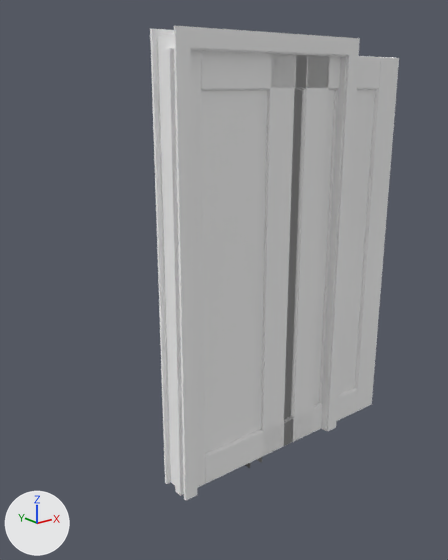
Before and after pictures for a commit that changed the Blender file win64-vc/2.78/scripts/addons/fd_roombuilder/Entry Doors/Bi-Fold Door.blend.
Rendered twice from a 50 mm lens placed at (-1.43, -2.1, 1.89), pointed at (0.37, 0.16, 0.99). Arrows for +X, +Y and +Z are at lower left; the lights stay in place.

The first picture shows '0.BUYOUT.Door Frame.Door Frame', '0.BUYOUT.Door Panel Left.Door L', '0.BUYOUT.Door Panel Right.Door L'.
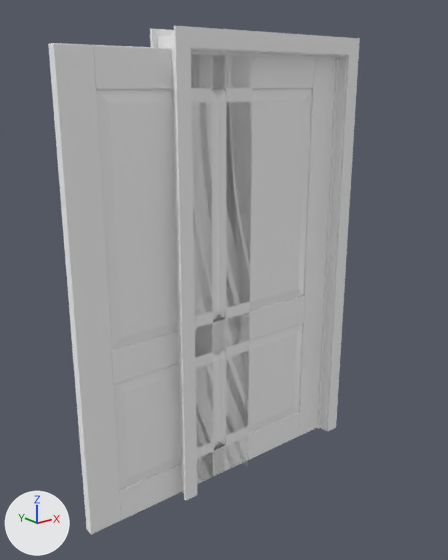
ob_0_bpassembly_door_panel_right is not drawn itself; it is the parent of ob_0_vpdimz_door_panel_right, ob_0_vpdimy_door_panel_right, ob_0_vpdimx_door_panel_right, ob_0_buyout_door_panel_right_bottom_hinge, ob_0_buyout_door_panel_right_top_hinge, ob_0_buyout_door_panel_right_door_l.
ob_0_bpassembly_door_panel_left is not drawn itself; it is the parent of ob_0_vpdimz_door_panel_left, ob_0_vpdimy_door_panel_left, ob_0_bpassembly_door_panel_right, ob_0_vpdimx_door_panel_left, ob_0_buyout_door_panel_left_bottom_hinge, ob_0_buyout_door_panel_left_top_hinge, ob_0_buyout_door_panel_left_door_l.

What changed in the scene script:
```text
Add me_cube:
    me_cube.from_pydata(...)  # 456 vertices, 442 faces; spans x 0.0..0.91, y -0.04..0.0, z 0.0..2.03
    me_cube.materials.append(mat_white)
Change ob_0_bpassembly_door_panel_left:
    ob_0_bpassembly_door_panel_left.parent: ob_0_product_bi_fold_door_inset_panel -> ob_0_bpassembly_door_panel_right
    ob_0_bpassembly_door_panel_left.location: (0.0, 0.0762, 0.0) -> (0.533, 0.0, 0.0)
Change ob_0_bpassembly_door_panel_right:
    ob_0_bpassembly_door_panel_right.parent: ob_0_bpassembly_door_panel_left -> ob_0_product_bi_fold_door_inset_panel
    ob_0_bpassembly_door_panel_right.location: (0.533, 0.0, 0.0) -> (0.984, 0.054, 0.0)
    ob_0_bpassembly_door_panel_right.rotation_euler: (0.0, 0.0, 0.0) -> (0.0, 0.0, 3.142)  # degrees (0, 0, 0) -> degrees (0, 0, 180)
Remove ob_0_buyout_door_panel_right_bottom_hinge:
    ob_0_buyout_door_panel_right_bottom_hinge = bpy.data.objects.new('0.BUYOUT.Door Panel Right.Bottom Hinge', me_cube_003)
    ob_0_buyout_door_panel_right_bottom_hinge.parent = ob_0_bpassembly_door_panel_right
    ob_0_buyout_door_panel_right_bottom_hinge.location = (0.0, -0.0258, 0.0)
Remove ob_0_buyout_door_panel_right_door_l:
    ob_0_buyout_door_panel_right_door_l = bpy.data.objects.new('0.BUYOUT.Door Panel Right.Door L', me_cube_004)
    ob_0_buyout_door_panel_right_door_l.parent = ob_0_bpassembly_door_panel_right
    ob_0_buyout_door_panel_right_door_l.location = (0.0, 0.0, 0.0)
Remove ob_0_buyout_door_panel_left_door_l:
    ob_0_buyout_door_panel_left_door_l = bpy.data.objects.new('0.BUYOUT.Door Panel Left.Door L', me_cube_008)
    ob_0_buyout_door_panel_left_door_l.parent = ob_0_bpassembly_door_panel_left
    ob_0_buyout_door_panel_left_door_l.location = (0.0, 0.0, 0.0)
Add ob_0_buyout_door_panel_left_1_door_panel_double:
    ob_0_buyout_door_panel_left_1_door_panel_double = bpy.data.objects.new('0.BUYOUT.Door Panel Left 1.Door Panel Double', me_cube)
    ob_0_buyout_door_panel_left_1_door_panel_double.parent = ob_0_bpassembly_door_panel_right
    ob_0_buyout_door_panel_left_1_door_panel_double.location = (0.0, 0.0, 0.0)
Add ob_0_buyout_door_panel_left_2_door_panel_double:
    ob_0_buyout_door_panel_left_2_door_panel_double = bpy.data.objects.new('0.BUYOUT.Door Panel Left 2.Door Panel Double', me_cube.copy())
    ob_0_buyout_door_panel_left_2_door_panel_double.parent = ob_0_bpassembly_door_panel_left
    ob_0_buyout_door_panel_left_2_door_panel_double.location = (0.0, 0.0, 0.0)
```

Pixel boxes [x1, y1, x2, y2] of what changed, in the pictures (448 x 560 px):
'0.BUYOUT.Door Panel Left 2.Door Panel Double', added: after [48, 43, 253, 534]
'0.BUYOUT.Door Panel Left.Door L', deleted: before [163, 48, 330, 496]
'0.BUYOUT.Door Panel Left 1.Door Panel Double', added: after [191, 54, 336, 483]
'0.BUYOUT.Door Panel Right.Door L', deleted: before [261, 54, 399, 455]
'0.BUYOUT.Door Panel Left 1.Bottom Hinge', now drawn: after [243, 461, 248, 467]
'0.BUYOUT.Door Panel Left.Bottom Hinge', no longer drawn: before [245, 462, 251, 468]
'0.BUYOUT.Door Panel Right.Bottom Hinge', deleted: before [257, 457, 262, 462]
